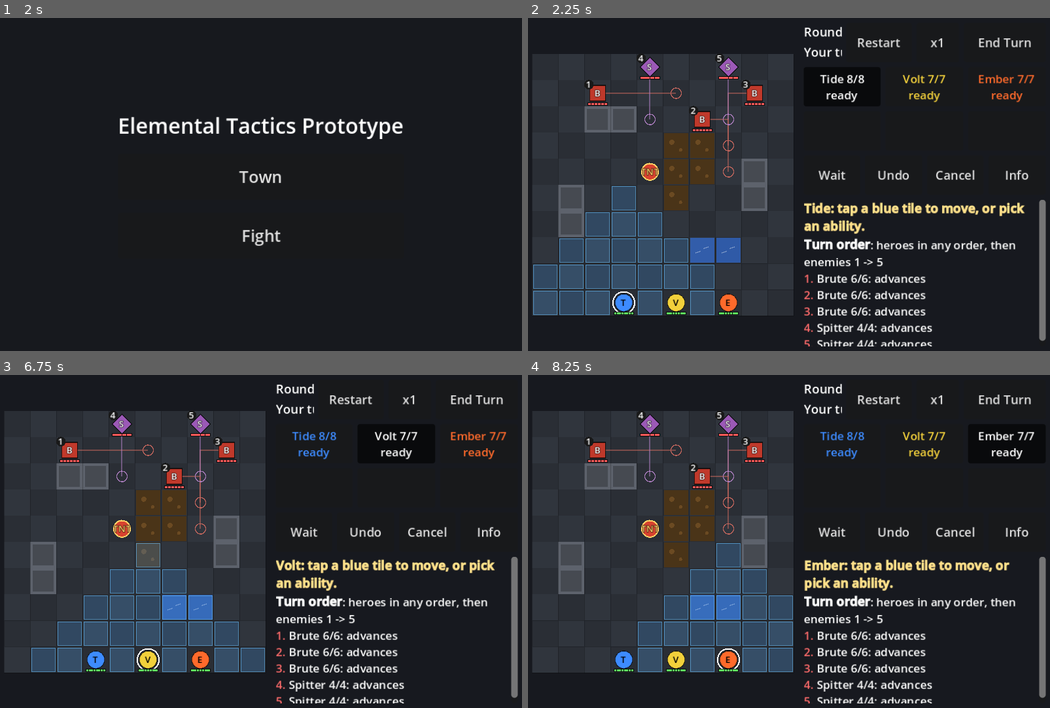
Above: before the commit, frames 1-4 (two rows, left to right).
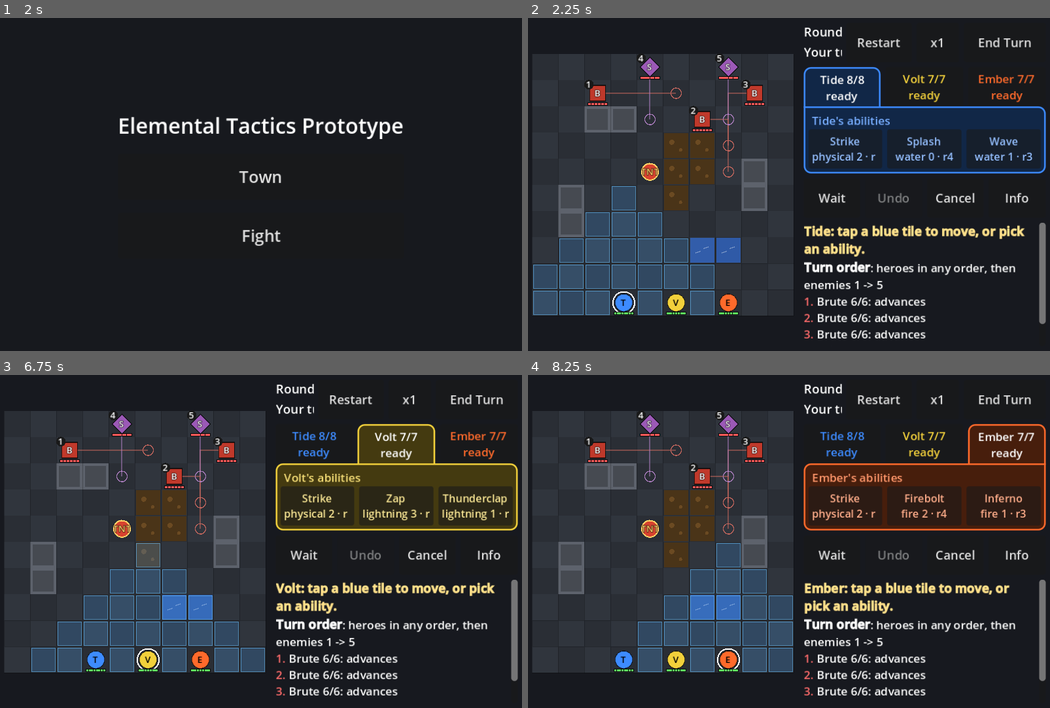
Above: after the commit, the same moments.

Repository: MaxxieDivine/elemental-tactics-prototype
Game: Godot game, scene res://scenes/app.tscn
The game is run twice, just before and just after one commit, with the same random seed, the same clock (stepped at 60 frames per second) and the same inputs.
Inputs:
- Up to frame 1 (2 s): click "Town" at 0.5 s; click "Menu" at 1.25 s
- Up to frame 2 (2.25 s): click "Fight" at 2 s
- Up to frame 3 (6.75 s): click "Restart" at 2.75 s; click "Restart" at 3.5 s; click "Restart" at 4.25 s; click "Tide 8/8 ready" at 5 s; click "Tide 8/8 ready" at 5.75 s; click "Volt 7/7 ready" at 6.5 s
- Up to frame 4 (8.25 s): click "Volt 7/7 ready" at 7.25 s; click "Ember 7/7 ready" at 8 s

Frame 1 is identical in both runs. In frame 2, 13% of the frame differs, in the area x 52-100%, y 14-99%; in frame 3, 14%; in frame 4, 14%.
Error before the commit: Invalid call. Nonexistent function 'show_ability_owner' in base 'CanvasLayer (hud.gd)'. (res://scripts/view/main.gd:530)

Commit message:
Show abilities in a panel attached to the selected hero's tab
The ability buttons sit in one panel joined to the selected hero's tab,
titled "<Hero>'s abilities" and coloured like that hero, instead of a row
that lined up under the three hero tabs.

Co-Authored-By: Claude Opus 5.5 <noreply@anthropic.com>
Claude-Session: https://claude.ai/code/session_01VxTDCkSV5M7V4Kxueh4sGt

Diff:
--- a/scripts/view/hud.gd
+++ b/scripts/view/hud.gd
@@ -10,6 +10,10 @@
 
 const GAP := 6.0
 const BTN_H := 48.0
+const PANEL_PAD := 6.0
+const PANEL_TITLE_H := 22.0
+## The selected hero's panel: title ("Tide's abilities") above its ability buttons.
+const PANEL_H := PANEL_PAD * 2 + PANEL_TITLE_H + BTN_H
 const FONT := 15
 const SMALL_FONT := 13
 
@@ -23,8 +27,11 @@
 var board
 var hero_row: HBoxContainer
 var hero_btns: Array = []
+var ability_panel: Panel  # attached under the selected hero's tab
+var ability_title: Label
 var ability_row: HBoxContainer
 var ability_btns: Array = []
+var _panel_style: StyleBoxFlat
 var action_row: HBoxContainer
 var wait_btn: Button
 var undo_btn: Button
@@ -80,7 +87,23 @@
 		b.toggle_mode = true
 		b.add_theme_font_size_override("font_size", SMALL_FONT + 1)
 		hero_btns.append(b)
-	ability_row = _row()
+	# Abilities live in one panel joined to the selected hero's tab, titled
+	# with that hero's name, so they clearly belong to that hero.
+	ability_panel = Panel.new()
+	ability_panel.mouse_filter = Control.MOUSE_FILTER_IGNORE
+	_panel_style = StyleBoxFlat.new()
+	_panel_style.set_border_width_all(2)
+	_panel_style.set_corner_radius_all(8)
+	ability_panel.add_theme_stylebox_override("panel", _panel_style)
+	root.add_child(ability_panel)
+	ability_title = Label.new()
+	ability_title.add_theme_font_size_override("font_size", SMALL_FONT + 1)
+	ability_title.clip_text = true
+	ability_title.vertical_alignment = VERTICAL_ALIGNMENT_CENTER
+	ability_panel.add_child(ability_title)
+	ability_row = HBoxContainer.new()
+	ability_row.add_theme_constant_override("separation", GAP)
+	ability_panel.add_child(ability_row)
 	for i in 3:
 		var b := _button(ability_row, "", true)
 		b.toggle_mode = true
@@ -162,7 +185,7 @@
 	var ins: Array = metrics["insets"]  # top, right, bottom, left
 	var area := Rect2(ins[3] + GAP, ins[0] + GAP, size.x - ins[1] - ins[3] - GAP * 2, size.y - ins[0] - ins[2] - GAP * 2)
 	portrait = area.size.x < area.size.y * 1.15
-	var rows_h := BTN_H * 4 + GAP * 4
+	var rows_h := BTN_H * 3 + PANEL_H + GAP * 3
 	var bs: float
 	if portrait:
 		# Top bar, board (full width), heroes, abilities, actions, info.
@@ -174,9 +197,9 @@
 		y += BTN_H + GAP
 		_place(board_input, area.position.x + (area.size.x - bs) * 0.5, y, bs, bs)
 		y += bs + GAP
-		for r in [hero_row, ability_row, action_row]:
-			_place(r, area.position.x, y, area.size.x, BTN_H)
-			y += BTN_H + GAP
+		y = _place_hero_block(area.position.x, y, area.size.x)
+		_place(action_row, area.position.x, y, area.size.x, BTN_H)
+		y += BTN_H + GAP
 		_place(info_text, area.position.x, y, area.size.x, maxf(40.0, area.end.y - y))
 	else:
 		# Board on the left at full height, everything else in a column.
@@ -187,11 +210,53 @@
 		var px := area.position.x + bs + GAP * 2
 		var pw := area.end.x - px
 		var y := area.position.y
-		for r in [top_row, hero_row, ability_row, action_row]:
-			_place(r, px, y, pw, BTN_H)
-			y += BTN_H + GAP
+		_place(top_row, px, y, pw, BTN_H)
+		y += BTN_H + GAP
+		y = _place_hero_block(px, y, pw)
+		_place(action_row, px, y, pw, BTN_H)
+		y += BTN_H + GAP
 		_place(info_text, px, y, pw, maxf(40.0, area.end.y - y))
 	board_input.cell_size = bs / 10.0
 	board.set_cell_size(bs / 10.0)
 	_place(over_layer, 0, 0, size.x, size.y)
 	_laying_out = false
+
+
+## Hero tabs with the selected hero's ability panel directly below (no gap,
+## so the selected tab and the panel read as one piece). Returns the next y.
+func _place_hero_block(x: float, y: float, w: float) -> float:
+	_place(hero_row, x, y, w, BTN_H)
+	y += BTN_H
+	_place(ability_panel, x, y, w, PANEL_H)
+	_place(ability_title, PANEL_PAD + 4, PANEL_PAD, w - PANEL_PAD * 2 - 8, PANEL_TITLE_H)
+	_place(ability_row, PANEL_PAD, PANEL_PAD + PANEL_TITLE_H, w - PANEL_PAD * 2, BTN_H)
+	return y + PANEL_H + GAP
+
+
+## Colours the hero tabs and the ability panel. `owner` is the selected
+## hero's display name ("" when none); `colors` are the tab heroes' colours.
+func show_ability_owner(owner: String, owner_color: Color, selected_slot: int, colors: Array) -> void:
+	var has := owner != ""
+	var c := owner_color if has else Color(0.45, 0.45, 0.5)
+	_panel_style.bg_color = c.darkened(0.72)
+	_panel_style.border_color = c
+	# The selected tab's corner joins the panel.
+	_panel_style.corner_radius_top_left = 0 if has and selected_slot == 0 else 8
+	_panel_style.corner_radius_top_right = 0 if has and selected_slot == hero_btns.size() - 1 else 8
+	ability_title.text = ("%s's abilities" % owner) if has else "Select a hero to see their abilities"
+	ability_title.add_theme_color_override("font_color", c.lightened(0.3))
+	for i in hero_btns.size():
+		var b: Button = hero_btns[i]
+		var hc: Color = colors[i] if i < colors.size() else Color.GRAY
+		var tab := StyleBoxFlat.new()
+		tab.bg_color = hc.darkened(0.72)
+		tab.border_color = hc
+		tab.set_border_width_all(2)
+		tab.border_width_bottom = 0
+		tab.corner_radius_top_left = 8
+		tab.corner_radius_top_right = 8
+		tab.expand_margin_bottom = 2  # overlap the panel's top border
+		b.add_theme_stylebox_override("pressed", tab)
+		b.add_theme_stylebox_override("hover_pressed", tab)
+	for b in ability_btns:
+		b.add_theme_color_override("font_color", c.lightened(0.45))
